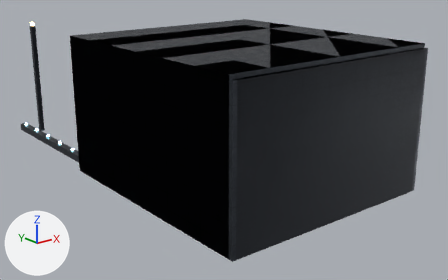
The glTF model assets/places/menu_cargobay.glb: old version first, new version second.
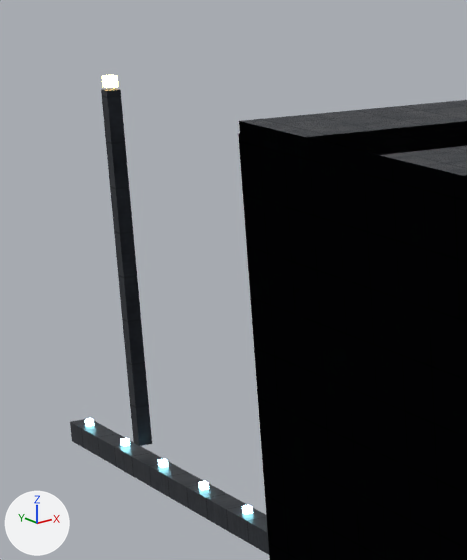
Old and new are each drawn whole from a camera (50 mm lens) standing at (-27.6, -33.7, 16.4) and looking at (2.0, 3.2, 1.6) and again close up on the part from 0% to 31% of the width and 0% to 59% of the height. The axes (+X, +Y, +Z) are drawn at lower left. The lights are the same throughout. The first two pictures are the older version. Where no turn or scale is listed for an object, it has been applied to the vertices. Vertices at exactly the same position are counted once.

In view in the first close-up: 'Bay_BayEmitAmber', 'Bay_BayHull', 'Collide_Ceiling', 'Door_L_BayHull' and 1 more.
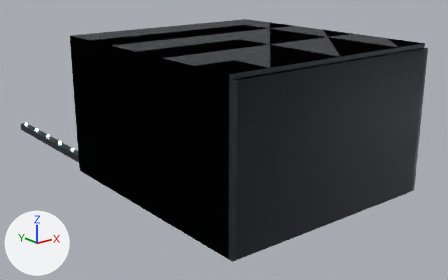
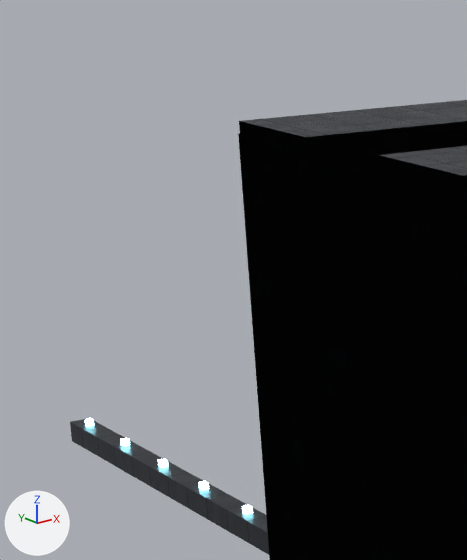
Where the change shows, as pixel boxes (x1, y1, x2, y2) in the close-ups (467 x 560 px):
'Bay_BayHull', reshaped
    before: (70, 88, 467, 560)
    after: (70, 100, 467, 560)
'Bay_BayEmitAmber', reshaped (not visible afterwards)
    before: (102, 75, 118, 88)
part 2 of me_beam_0, deleted
    before: (101, 88, 152, 446)

Patch to the scene script:
```diff
--- a/assets/places/menu_cargobay.glb.py
+++ b/assets/places/menu_cargobay.glb.py
@@ me_chev_0__1 @@
 # used by ob_bay_bayemitamber; location = (-0.28, 6.4, 0.03)
-me_chev_0__1.from_pydata(...)  # 280 vertices, 420 faces; spans x -7.6..8.2, y -12.5..10.7, z 0.0..10.3
+me_chev_0__1.from_pydata(...)  # 240 vertices, 360 faces; spans x -7.6..8.2, y -12.5..1.6, z 0.0..9.8
+# me_chev_0__1 part 1: the loose piece of 8 vertices spanning x -7.3..-7.0, y 10.5..10.7, z 10.0..10.3 is deleted
+# other edits to the shape of me_chev_0__1 do not show in these pictures
 me_chev_0__1.materials.append(mat_bayemitamber)
@@ me_beam_0 @@
 # used by ob_bay_bayhull; location = (0.0, 7.1, 9.84)
-me_beam_0.from_pydata(...)  # 360 vertices, 540 faces; spans x -8.3..8.3, y -17.4..15.6, z -9.8..0.4
+me_beam_0.from_pydata(...)  # 320 vertices, 480 faces; spans x -8.3..8.3, y -17.4..15.6, z -9.8..0.4
+# me_beam_0 part 2: the loose piece of 8 vertices spanning x -7.6..-7.2, y 9.7..10.1, z -8.8..0.2 is deleted
+# other edits to the shape of me_beam_0 do not show in these pictures
 me_beam_0.materials.append(mat_bayhull)
```
